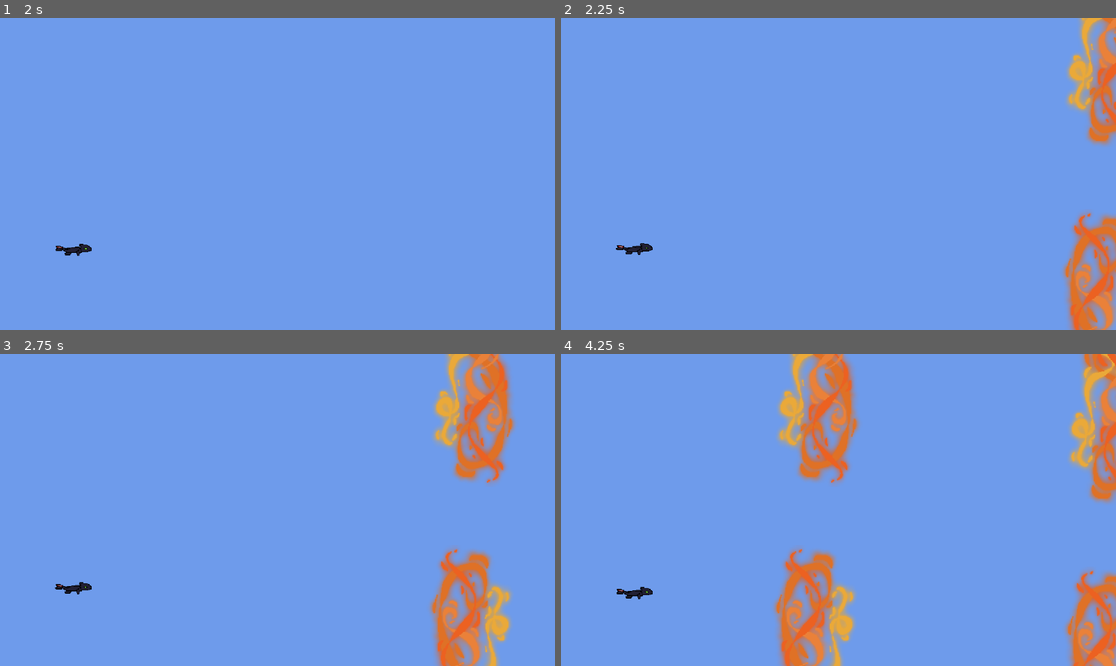
Above: before the commit, frames 1-4 (two rows, left to right).
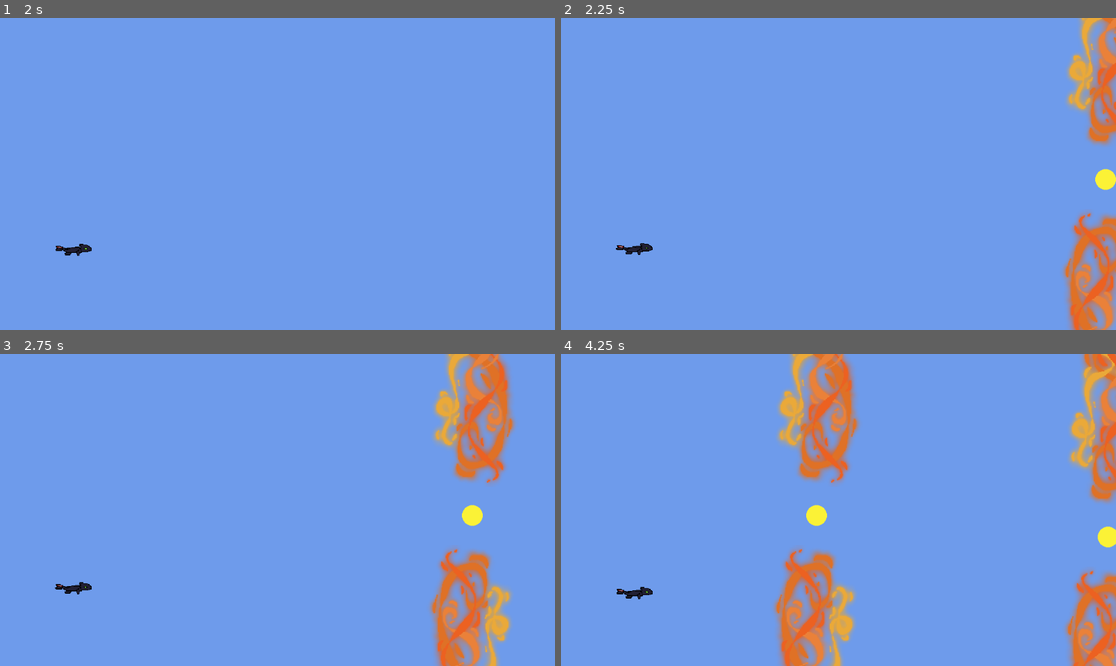
Above: after the commit, the same moments.

Repository: phantomvines/the_20_games_challenge
Game: Godot game, scene res://scenes/main.tscn
Same seed, same stepped clock (60 frames per second), same inputs: the game is played once before the commit and once after it.
Inputs:
- Up to frame 1 (2 s): tap Space (space) at 0.6, 1.35 s
- Up to frame 2 (2.25 s): tap Space (space) at 2.1 s
- Up to frame 3 (2.75 s): no input
- Up to frame 4 (4.25 s): tap Space (space) at 2.85, 3.6 s

Frame 1 is identical in both runs. In frame 2, 0.2% of the frame differs, in the area x 96-100%, y 48-56%; in frame 3, 0.2%; in frame 4, 0.4%, in the area x 44-100%, y 48-63%.

Commit message:
very confusion

Diff:
--- a/flappy-bird/scenes/flames.gd
+++ b/flappy-bird/scenes/flames.gd
@@ -12,3 +12,8 @@
 func _on_point_area_area_entered(area: Area2D) -> void:
 	print("point")
 	pass # Replace with function body.
+
+
+func _on_point_area_body_entered(body: Node2D) -> void:
+	print("point")
+	pass # Replace with function body.
--- a/flappy-bird/scenes/flames.tscn
+++ b/flappy-bird/scenes/flames.tscn
@@ -1,7 +1,8 @@
-[gd_scene load_steps=6 format=3 uid="uid://ugj8efsjiffj"]
+[gd_scene load_steps=7 format=3 uid="uid://ugj8efsjiffj"]
 
 [ext_resource type="Script" uid="uid://cmimhyblphmb6" path="res://scenes/flames.gd" id="1_1uo3d"]
 [ext_resource type="Texture2D" uid="uid://qbjvpbvwkeb0" path="res://assets/flames_glowing.png" id="1_q7rf5"]
+[ext_resource type="Texture2D" uid="uid://crixuvf5ejnse" path="res://assets/player.png" id="3_dusva"]
 
 [sub_resource type="RectangleShape2D" id="RectangleShape2D_1uo3d"]
 size = Vector2(77.3333, 236.667)
@@ -44,4 +45,8 @@
 position = Vector2(80, -1.75)
 shape = SubResource("RectangleShape2D_ujg77")
 
+[node name="Sprite2D" type="Sprite2D" parent="point_area"]
+texture = ExtResource("3_dusva")
+
 [connection signal="area_entered" from="point_area" to="." method="_on_point_area_area_entered"]
+[connection signal="body_entered" from="point_area" to="." method="_on_point_area_body_entered"]
